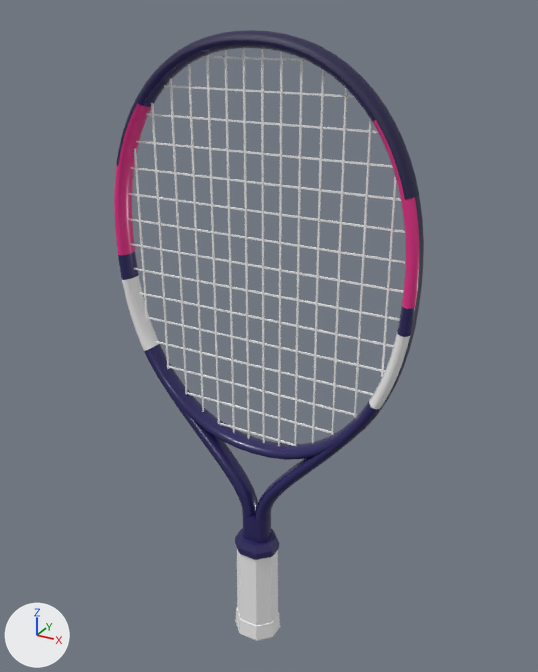
The glTF model assets/realistic/babolat-b-fly-21-2023.glb as it was, and as the next commit left it.
Camera for both pictures: a 50 mm camera at (0.274, -0.475, 0.547) aimed at (0.002, 0.018, 0.3). The lights are fixed; the arrows at lower left show +X, +Y and +Z. The picture after the commit comes second. Where no turn or scale is listed for an object, it has been applied to the vertices. Vertices at exactly the same position are counted once.

The first picture shows 'bumper', 'collar', 'frame', 'grip', 'grommets', 'strings_crosses', 'strings_mains' and 1 more.
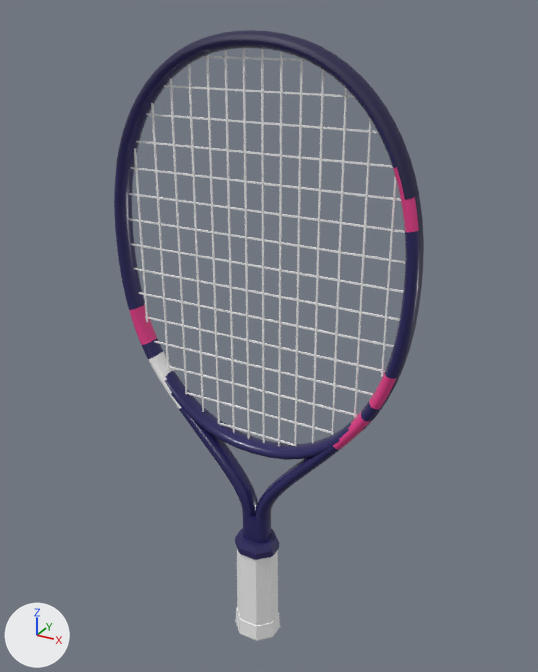
Boxes [x1, y1, x2, y2] around the edits, measured in the pictures (538 x 672 px):
part 1 of me_frame, reshaped: before [117, 93, 195, 419]; after [114, 130, 195, 419]
part 2 of me_frame, reshaped: before [313, 107, 417, 455]; after [313, 154, 419, 455]
part 3 of me_frame, recoloured: [114, 105, 420, 444] in both

Diff of the bpy script that builds the scene:
```diff
--- a/assets/realistic/babolat-b-fly-21-2023.glb.py
+++ b/assets/realistic/babolat-b-fly-21-2023.glb.py
@@ me_frame @@
 # used by ob_frame; location = (0.0, 0.0, 0.318)
-me_frame.from_pydata(...)  # 1752 vertices, 3444 faces; spans x -0.131..0.131, y -0.01..0.01, z -0.216..0.216
+me_frame.from_pydata(...)  # 1944 vertices, 3828 faces; spans x -0.131..0.131, y -0.01..0.01, z -0.216..0.216
+# me_frame part 1: 2 vertices moved within x -0.07, y -0.009..0.009, z -0.09; 48 vertices removed from x -0.131..-0.091, y -0.01..0.01, z 0.018..0.168; 144 vertices added at x -0.129..-0.067, y -0.01..0.01, z -0.095..0.138
+# me_frame part 2: 2 vertices moved within x 0.07, y -0.009..0.009, z -0.09; 48 vertices removed from x 0.091..0.131, y -0.01..0.01, z 0.018..0.168; 144 vertices added at x 0.067..0.129, y -0.01..0.01, z -0.095..0.138
+# me_frame part 3: 762 kept faces spanning x -0.131..0.131, y -0.01..0.01, z -0.083..0.167 get new vertex colours
 me_frame.materials.append(mat_mat_frame)
```
